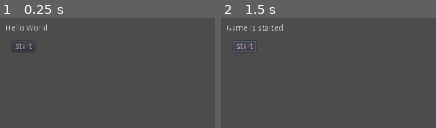
Above: before the commit, frames 1-2 (left to right).
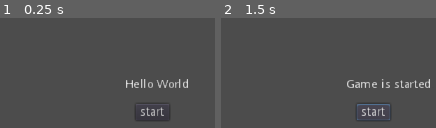
Above: after the commit, the same moments.

Repository: schnuet/ld-game-2020-4
Game: Godot game, scene res://rooms/start.tscn
Same seed, same stepped clock (60 frames per second), same inputs: the game is played once before the commit and once after it.
Inputs:
- Up to frame 1 (0.25 s): no input
- Up to frame 2 (1.5 s): click "start" at 0.5 s; click "start" at 1.25 s

The runs differ from the first frame. In frame 1, 2.1% of the frame differs, in the area x 2-88%, y 5-94%; in frame 2, 2.9%, in the area x 2-98%, y 5-94%.

Commit message:
update game size to 960 x 540

Diff:
--- a/project.godot
+++ b/project.godot
@@ -26,8 +26,8 @@
 
 [display]
 
-window/size/width=1440
-window/size/height=810
+window/size/width=960
+window/size/height=540
 window/size/test_width=1440
 window/size/test_height=810
 window/stretch/mode="2d"
